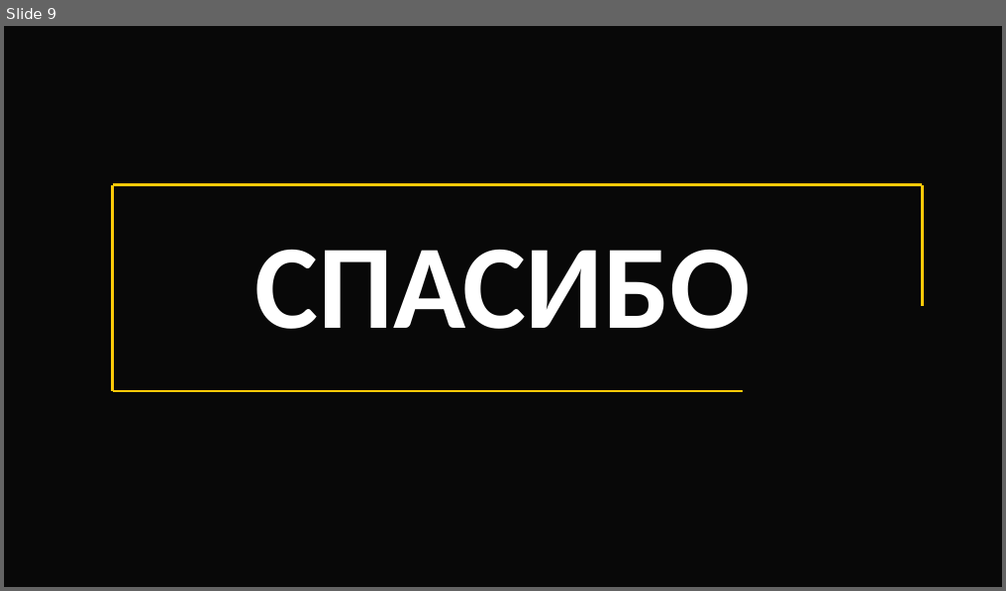
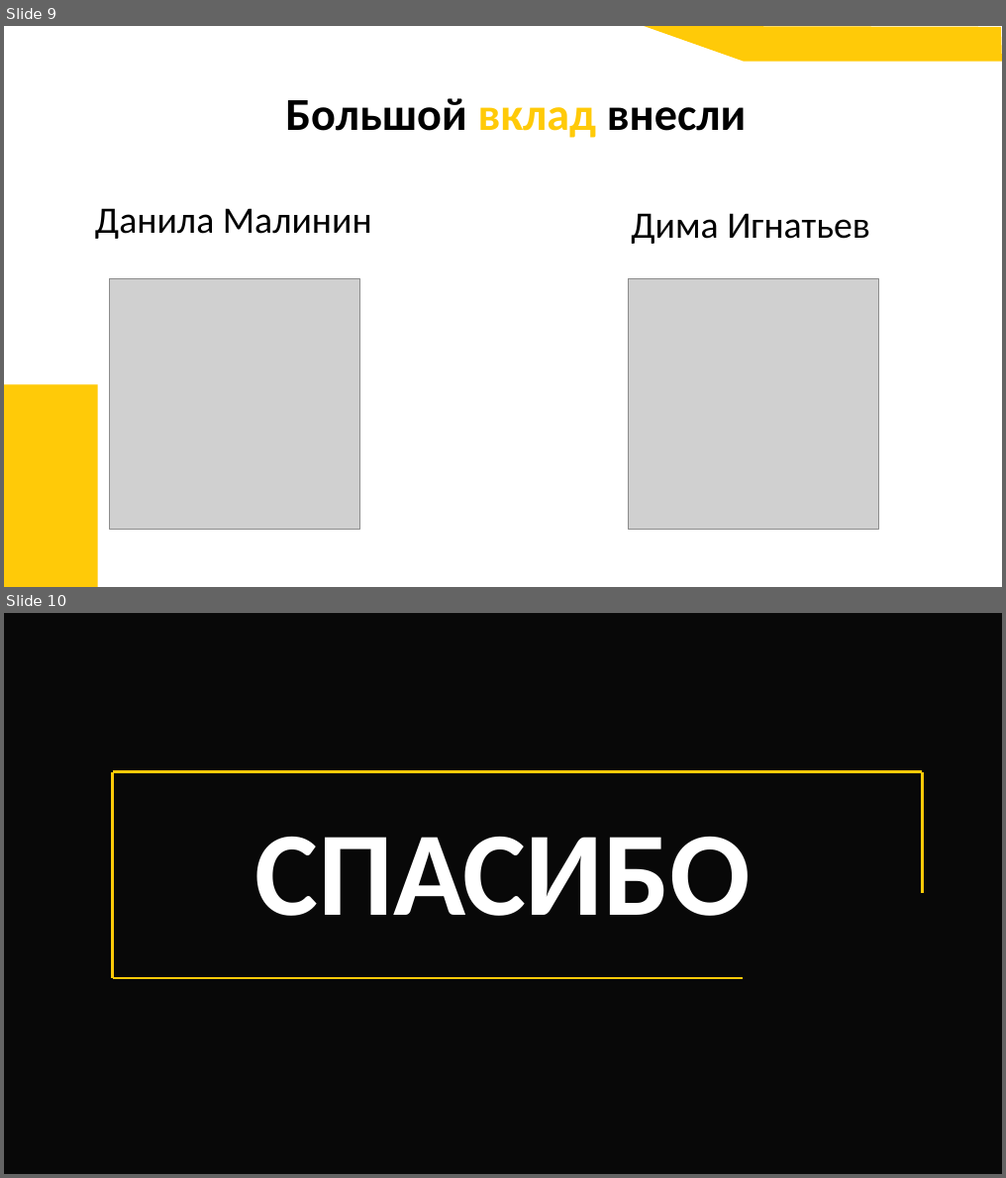
Before and after one commit to Vovadoes/Hackathon, a slide deck: stroitelniy-project_1.pptx. Shown one above the other, each under a label of ours: slide 9 before the commit, slides 9 and 10 after it. The pictures are 1006x591 and 1006x1178 pixels, drawn with LibreOffice and Linux fonts; fonts in the diff are those of the drawing; grey boxes stand for pictures; background and template pictures are left out; a plain dark background stands for a picture behind light text. Boxes give left, top, right and bottom in pixels: in the first picture for what was removed or moved away, otherwise in the second. Text is boxed around its words. In the diff, an @@ line names an element or a change of style, - is before the commit and + after.

```diff
--- a/stroitelniy-project_1.pptx
+++ b/stroitelniy-project_1.pptx
@@ slide 9 added at (x1=4, y1=26, x2=1002, y2=587), background #FFFFFF @@
@@ freeform shape added at (x1=645, y1=26, x2=1002, y2=62), fill #FFCA08 @@
@@ title added at (x1=285, y1=98, x2=746, y2=138), 44 pt, text #000000, bold @@
+Большой вклад внесли
@@ text added at (x1=95, y1=208, x2=372, y2=239), 36 pt, text #000000 @@
+Данила Малинин
@@ text added at (x1=631, y1=213, x2=870, y2=244), 36 pt, text #000000 @@
+Дима Игнатьев
@@ picture added at (x1=110, y1=279, x2=360, y2=530) @@
@@ picture added at (x1=629, y1=279, x2=879, y2=530) @@
@@ rectangle added at (x1=4, y1=384, x2=98, y2=587), fill #FFCA08 @@
@@ what was slide 9 is now slide 10 @@
```
Also in this commit, not shown: 3 slides changed, 1 other file.
